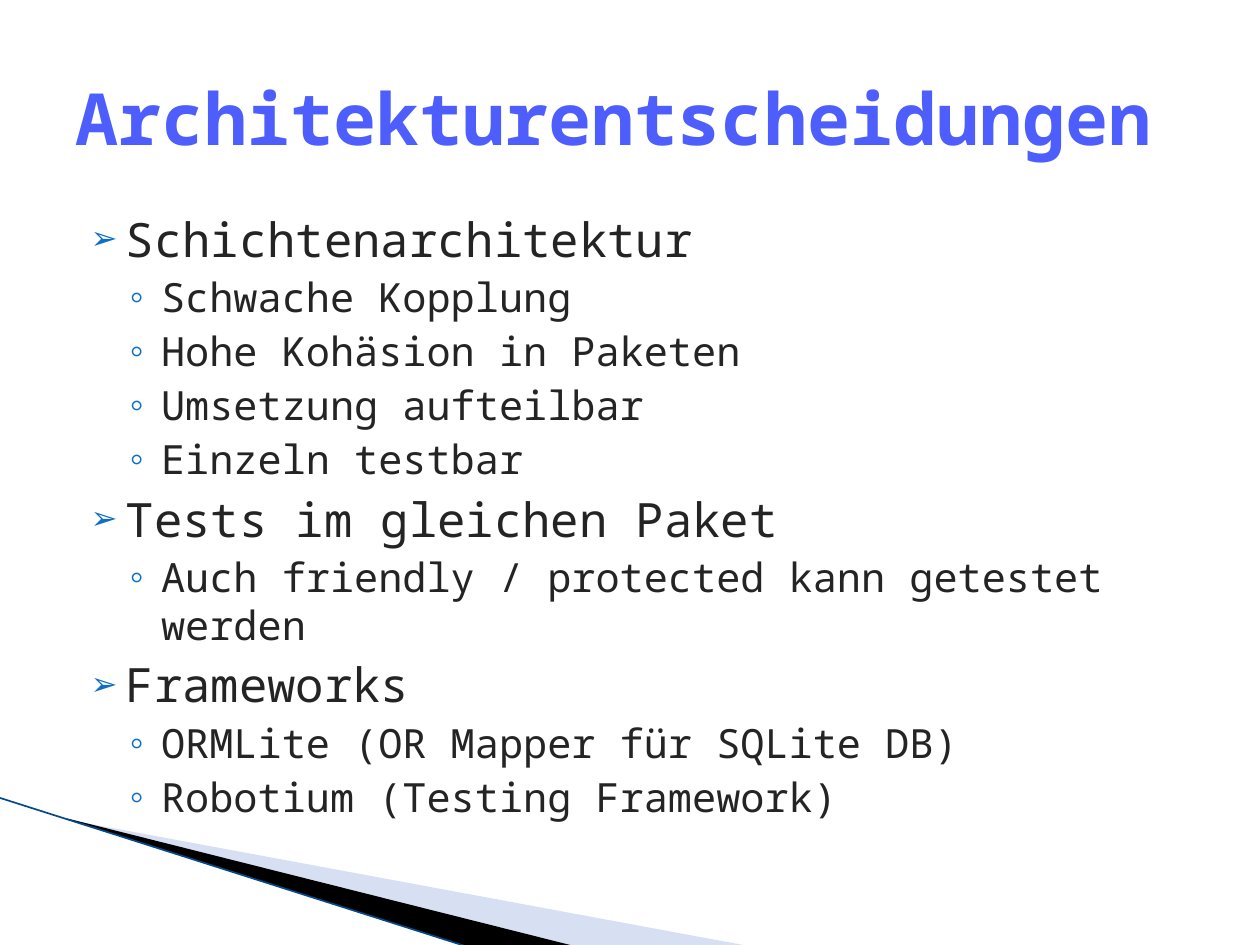
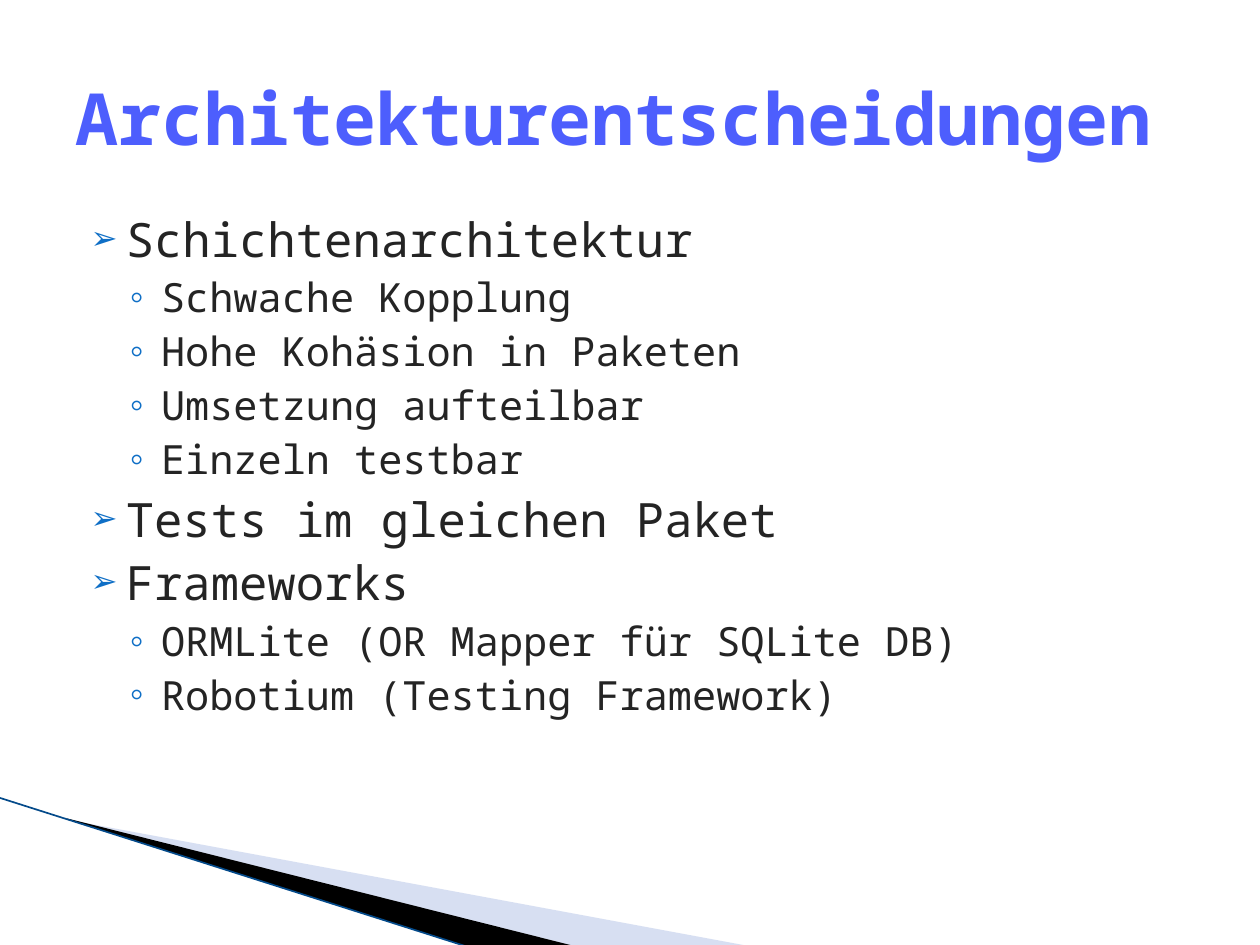
Before and after one commit to lukaselmer/hsr-mrt-software-engineering-2-project, a slide deck: slide 13 of doc/05_Design/praesentation_ms3.pptx (slide 14 before the commit). Drawn at 1260x945 pixels with LibreOffice and Linux fonts; fonts in the diff are those of the drawing; background and template pictures are left out. Boxes give left, top, right and bottom in pixels: in the first picture for what was removed or moved away, otherwise in the second. Text is boxed around its words. In the diff, an @@ line names an element or a change of style, - is before the commit and + after.

```diff
--- a/doc/05_Design/praesentation_ms3.pptx
+++ b/doc/05_Design/praesentation_ms3.pptx
@@ text at box(161, 561, 1102, 641): paragraph removed @@
-  ◦ Auch friendly / protected kann getestet werden
```
Also in this commit, not shown: 5 other slides changed, 3 slides added, 5 slides removed.
